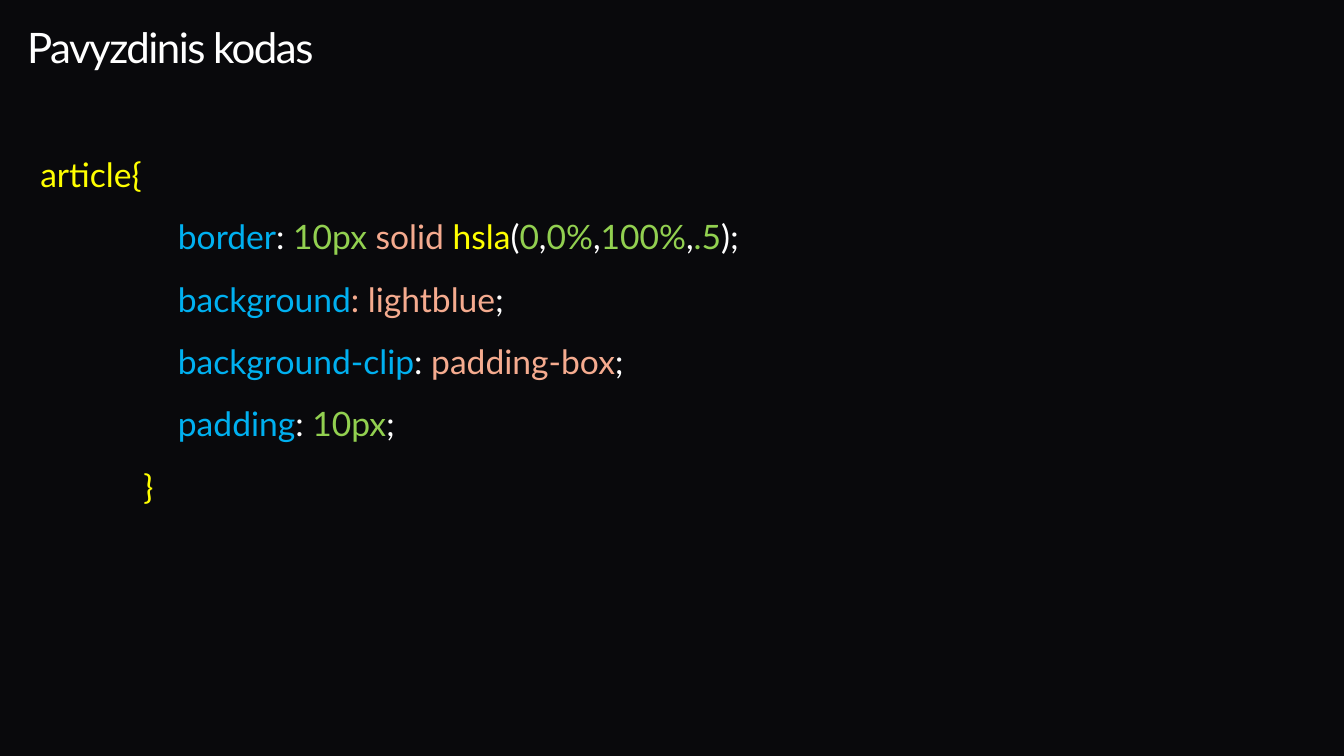
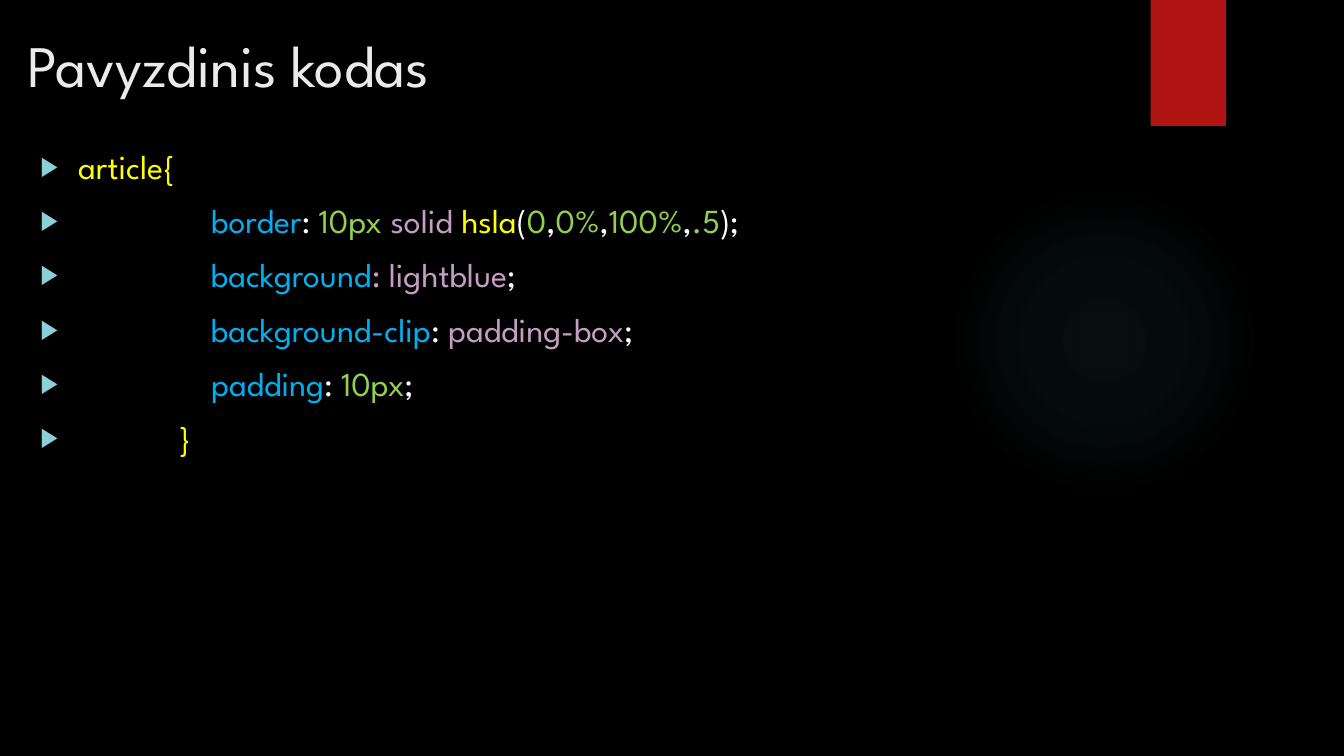
Before and after one commit to EngineeringDreams/ziniatinklio-praktiniai, a slide deck: slide 9 of Žiniatinklio praktinis darbas/Antras Skyrius – Fonai ir Rėmeliai.pptx. Drawn at 1344x756 pixels with LibreOffice and Linux fonts; fonts in the diff are those of the drawing; background and template pictures are left out. Boxes give left, top, right and bottom in pixels: in the first picture for what was removed or moved away, otherwise in the second. Text is boxed around its words. In the diff, an @@ line names an element or a change of style, - is before the commit and + after.

```diff
--- a/Žiniatinklio praktinis darbas/Antras Skyrius – Fonai ir Rėmeliai.pptx
+++ b/Žiniatinklio praktinis darbas/Antras Skyrius – Fonai ir Rėmeliai.pptx
@@ background #09090C to picture (left out) @@
@@ title "Pavyzdinis kodas" at [27,46,429,100]: size 30 to 42 pt, font Lato to League Spartan, text colour #FFFFFF to #EBEBEB, letter spacing -1.1 to 0 pt; line spacing 0.85 to 1 @@
@@ rectangle added at [1150,0,1226,126], fill #B01513 @@
@@ text "article{" at [78,156,739,404]: font Lato to League Spartan; text colour #F5AB8F to #C59EC3 in "solid", "background: lightblue;", "padding-box;"; bullet none to ▶; line spacing 1.2 to 1 @@
```
Also in this commit, not shown: 13 other slides changed, 1 other file.
